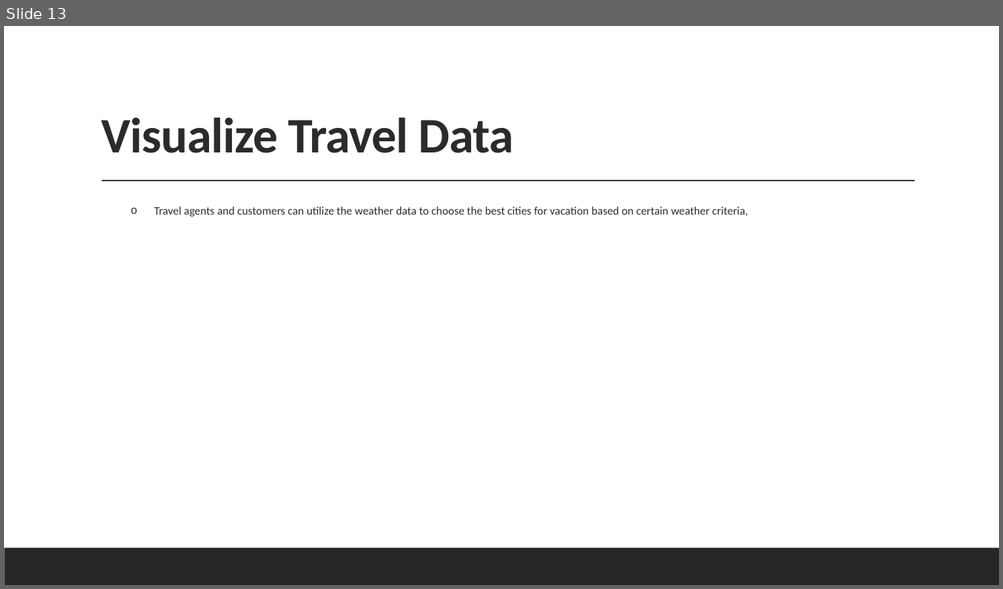
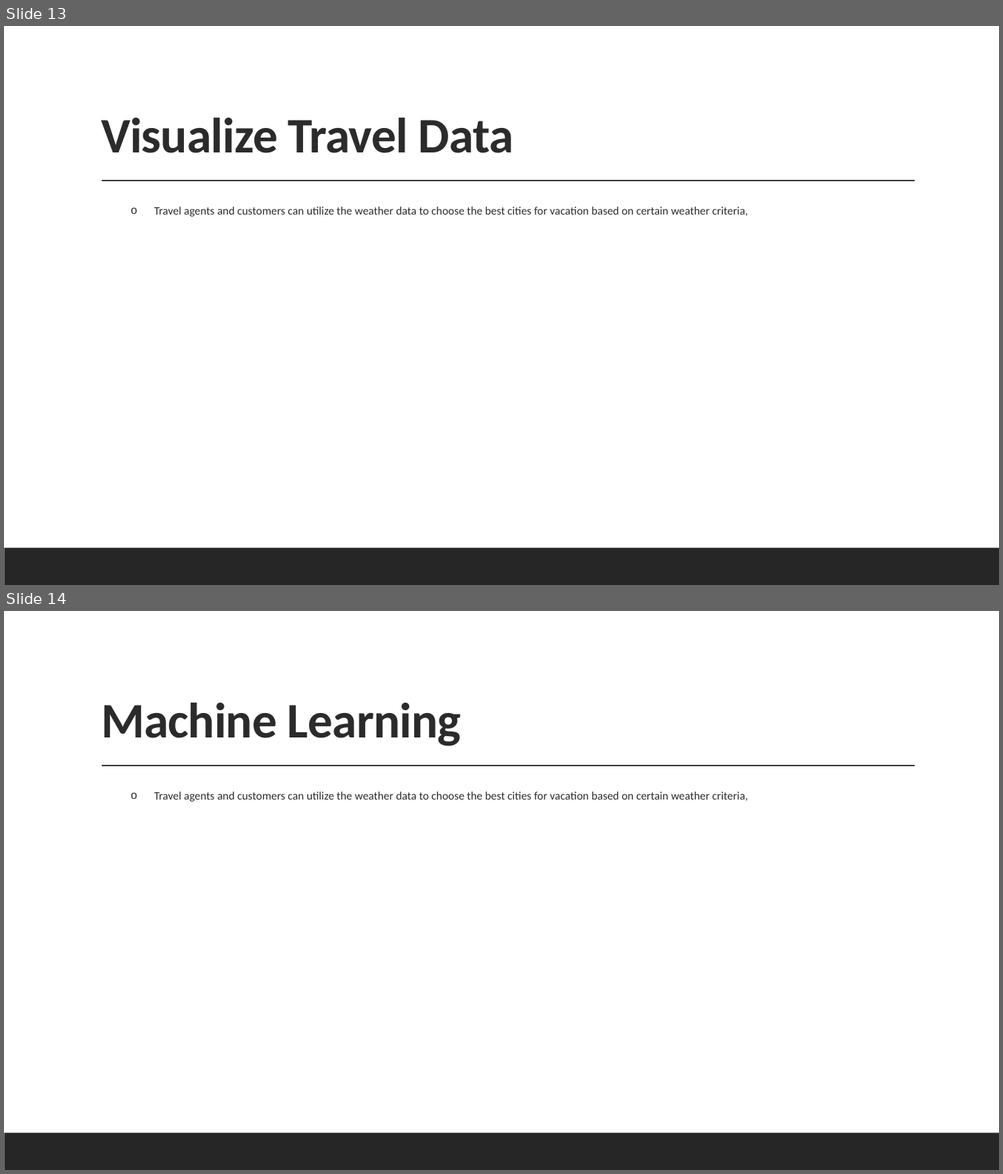
Before and after one commit to LouFoster/Group-C_FinalProject, a slide deck: C-Group v2.pptx. Shown one above the other, each under a label of ours: slide 13 before the commit, slides 13 and 14 after it. The pictures are 1003x589 and 1003x1174 pixels, drawn with LibreOffice and Linux fonts; fonts in the diff are those of the drawing. Boxes give left, top, right and bottom in pixels: in the first picture for what was removed or moved away, otherwise in the second. Text is boxed around its words. In the diff, an @@ line names an element or a change of style, - is before the commit and + after.

Commit message:
Add files via upload
Draft Power Point for Final Project

```diff
--- a/C-Group v2.pptx
+++ b/C-Group v2.pptx
@@ slide 14 added at bbox=[4, 611, 999, 1170], background #FFFFFF; not listed: 2 template elements that a slide beside it also shows @@
@@ title added at bbox=[101, 703, 461, 746], 48 pt, text #2B2B2B, bold @@
+Machine Learning
@@ text added at bbox=[154, 792, 748, 802], 11 pt, text #2B2B2B @@
+  o Travel agents and customers can utilize the weather data to choose the best cities for vacation based on certain weather criteria,
```
